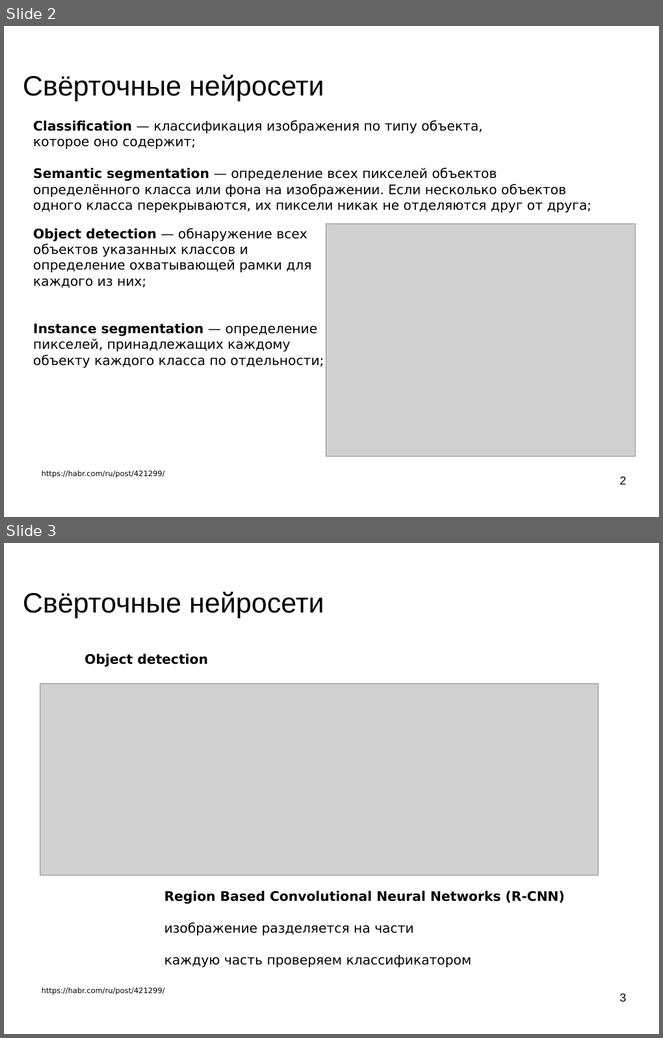
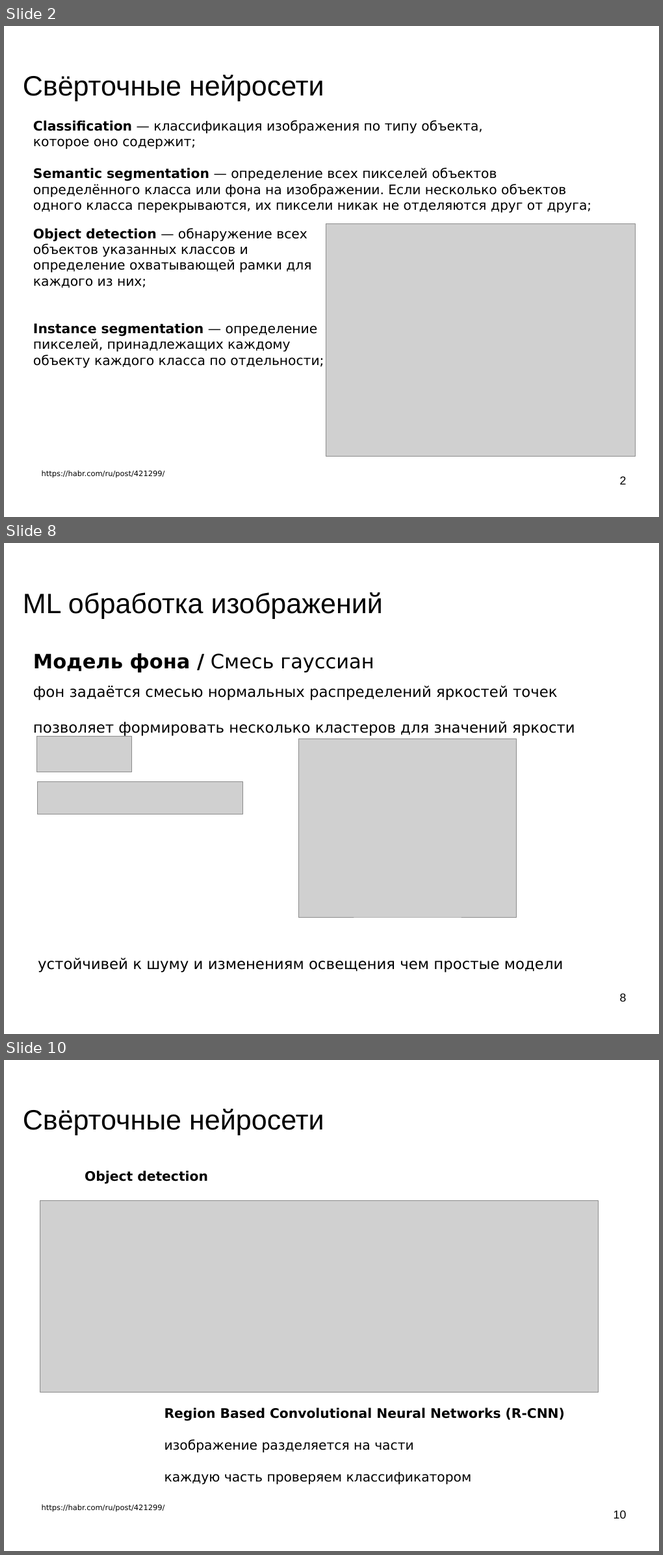
Before and after one commit to mechanoid5/ml_lectorium_legacy, a slide deck: 28-object-loc-img.odp. Shown one above the other, each under a label of ours: slides 2 and 3 before the commit, slides 2, 8 and 10 after it; the slides between them are not shown. The pictures are 663x1038 and 663x1555 pixels, drawn with LibreOffice and Linux fonts; fonts in the diff are those of the drawing; grey boxes stand for pictures; background and template pictures are left out. Boxes give left, top, right and bottom in pixels: in the first picture for what was removed or moved away, otherwise in the second. Text is boxed around its words. In the diff, an @@ line names an element or a change of style, - is before the commit and + after.

```diff
--- a/28-object-loc-img.odp
+++ b/28-object-loc-img.odp
@@ slide 8 added at bbox=[4, 543, 659, 1034], background picture (left out) @@
@@ title added at bbox=[23, 592, 383, 618], 33.9 pt, text #000000 @@
+ML обработка изображений
@@ text added at bbox=[33, 653, 575, 737], 18 pt, text #000000 @@
+Модель фона / Смесь гауссиан
+фон задаётся смесью нормальных распределений яркостей точек
+позволяет формировать несколько кластеров для значений яркости
@@ picture added at bbox=[36, 736, 131, 772] @@
@@ picture added at bbox=[299, 739, 517, 917] @@
@@ picture added at bbox=[37, 782, 243, 815] @@
@@ text added at bbox=[38, 958, 563, 973], 18 pt, text #000000 @@
+устойчивей к шуму и изменениям освещения чем простые модели
@@ page number added at bbox=[620, 993, 627, 1002], 14 pt, text #000000 @@
+8
@@ what was slide 3 is now slide 10 @@
@@ page number at bbox=[614, 1510, 627, 1519]: text changed @@
-3
+10
```
Also in this commit, not shown: 1 slide changed, 6 other slides added, 9 other files.
